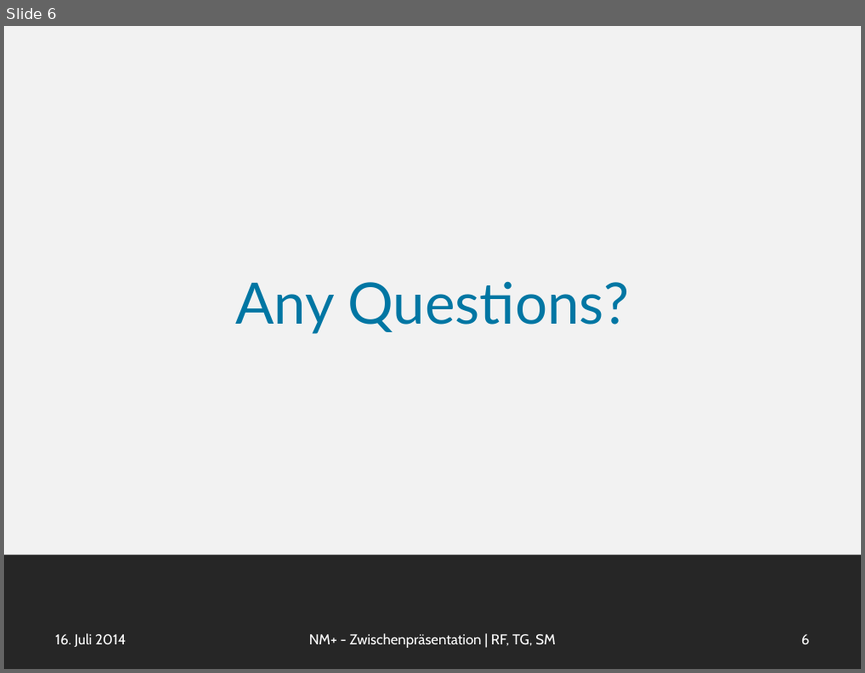
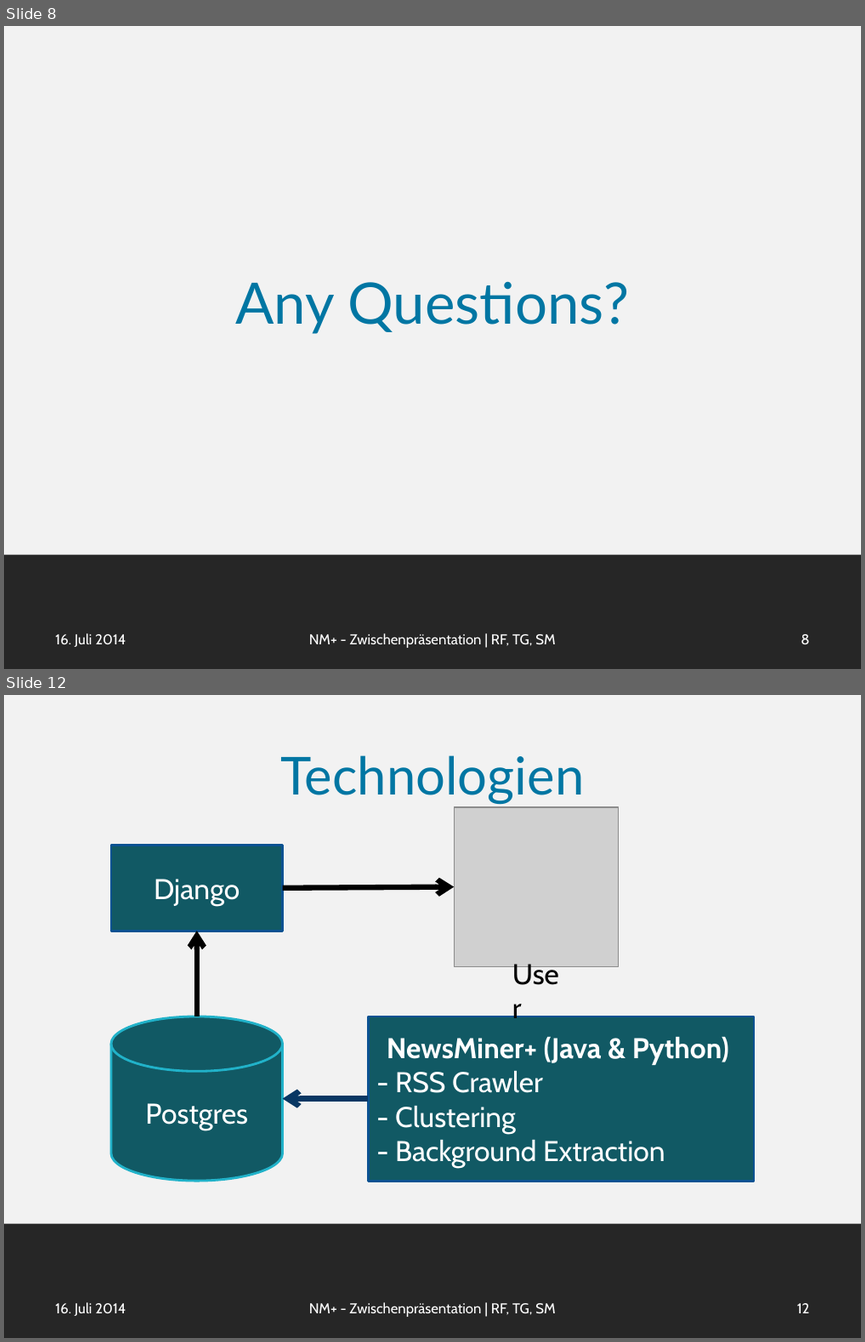
Before and after one commit to smba/newsminer, a slide deck: Presentation/newsminer_plus.pptx. Shown one above the other, each under a label of ours: slide 6 before the commit, slides 8 and 12 after it; the slides between them are not shown. The pictures are 865x673 and 865x1342 pixels, drawn with LibreOffice and Linux fonts; fonts in the diff are those of the drawing; grey boxes stand for pictures. Boxes give left, top, right and bottom in pixels: in the first picture for what was removed or moved away, otherwise in the second. Text is boxed around its words. In the diff, an @@ line names an element or a change of style, - is before the commit and + after.

```diff
--- a/Presentation/newsminer_plus.pptx
+++ b/Presentation/newsminer_plus.pptx
@@ slide 12 added at (4, 695, 861, 1338), background #F2F2F2; not listed: 1 template element that a slide beside it also shows @@
@@ title added at (280, 755, 584, 805), 44 pt, text #0076A3 @@
+Technologien
@@ group added at (111, 807, 754, 1181): 3 arrows, 2 rectangles, 1 cylinder, 1 picture, 1 text @@
+Postgres
+NewsMiner+ (Java & Python)
+- RSS Crawler
+- Clustering
+- Background Extraction
+Django
+User
@@ text added at (55, 1302, 126, 1315), 12 pt, text #FFFFFF @@
+16. Juli 2014
@@ text added at (309, 1302, 555, 1316), 12 pt, text #FFFFFF @@
+NM+ - Zwischenpräsentation | RF, TG, SM
@@ page number added at (797, 1303, 810, 1313), 12 pt, text #FFFFFF @@
+12
@@ what was slide 6 is now slide 8 @@
@@ page number at (800, 634, 809, 644): text changed @@
-6
+8
```
Also in this commit, not shown: 4 slides changed, 5 other slides added, 2 other files.
